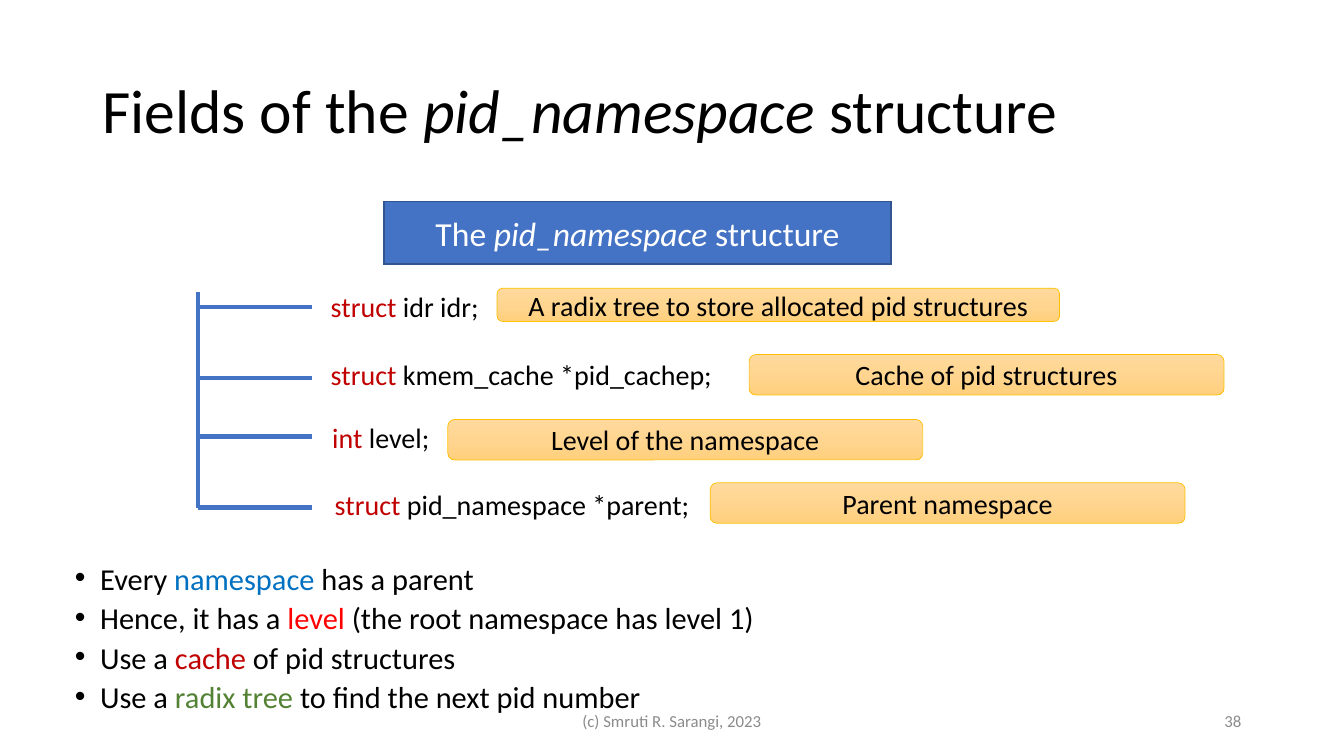
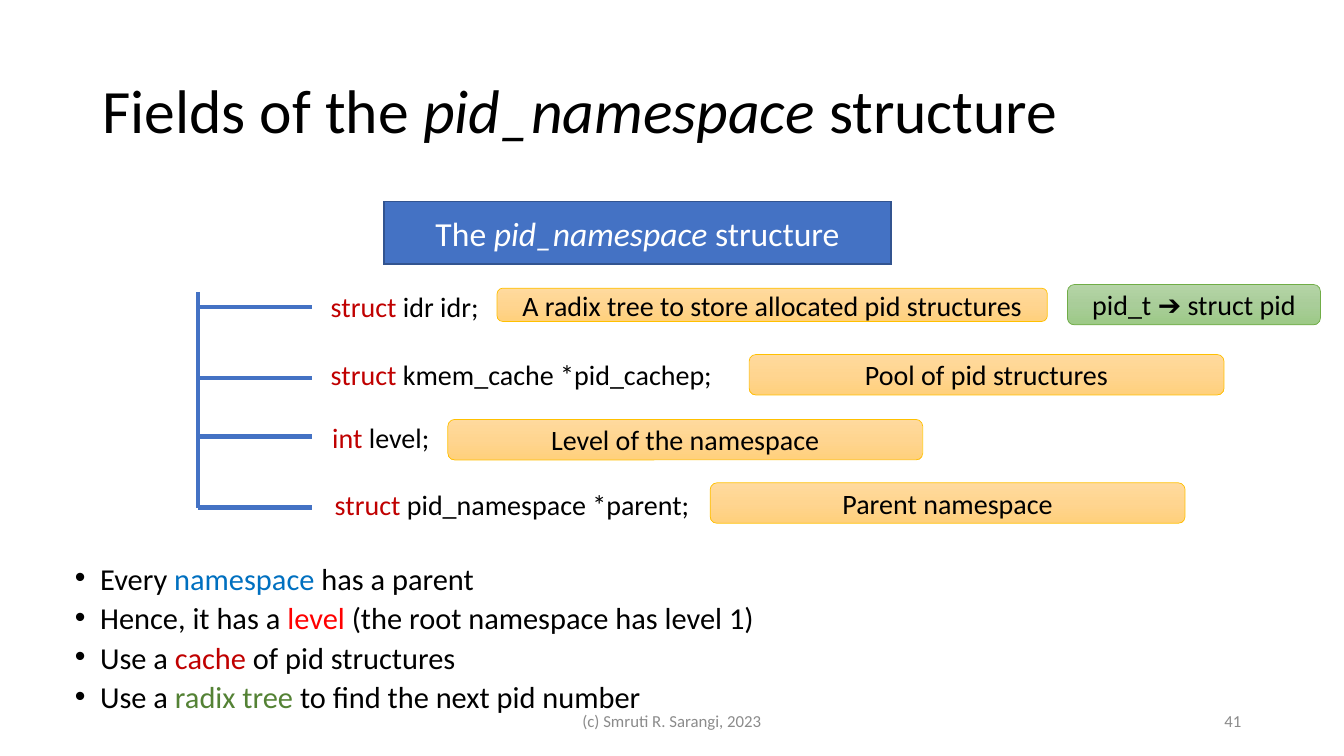
Before and after one commit to srsarangi/srsarangi.github.io, a slide deck: slide 41 of osbook/slides/3.processes.pptx (slide 38 before the commit). Drawn at 1344x756 pixels with LibreOffice and Linux fonts; fonts in the diff are those of the drawing. Boxes give left, top, right and bottom in pixels: in the first picture for what was removed or moved away, otherwise in the second. Text is boxed around its words. In the diff, an @@ line names an element or a change of style, - is before the commit and + after.

```diff
--- a/osbook/slides/3.processes.pptx
+++ b/osbook/slides/3.processes.pptx
@@ rounded rectangle "A radix tree to store ...": place and size @@
-rounded rectangle "A radix tree to store ..." at <box>497,288,1060,322</box>
+rounded rectangle "A radix tree to store ..." at <box>497,288,1048,322</box>
@@ rounded rectangle added at <box>1068,284,1321,325</box>, fill gradient #B5D5A7 to #AACE9A to #9CC987, outline #70AD47 0.5 pt, 20 pt, text #000000 @@
+pid_t ➔ struct pid
@@ text in rounded rectangle at <box>865,365,1108,390</box>: text changed @@
-Cache of pid structures
+Pool of pid structures
@@ page number at <box>1224,716,1241,727</box>: text changed @@
-38
+41
```
Also in this commit, not shown: 24 other slides changed, 4 slides added, 1 slide removed, 6 other files.
